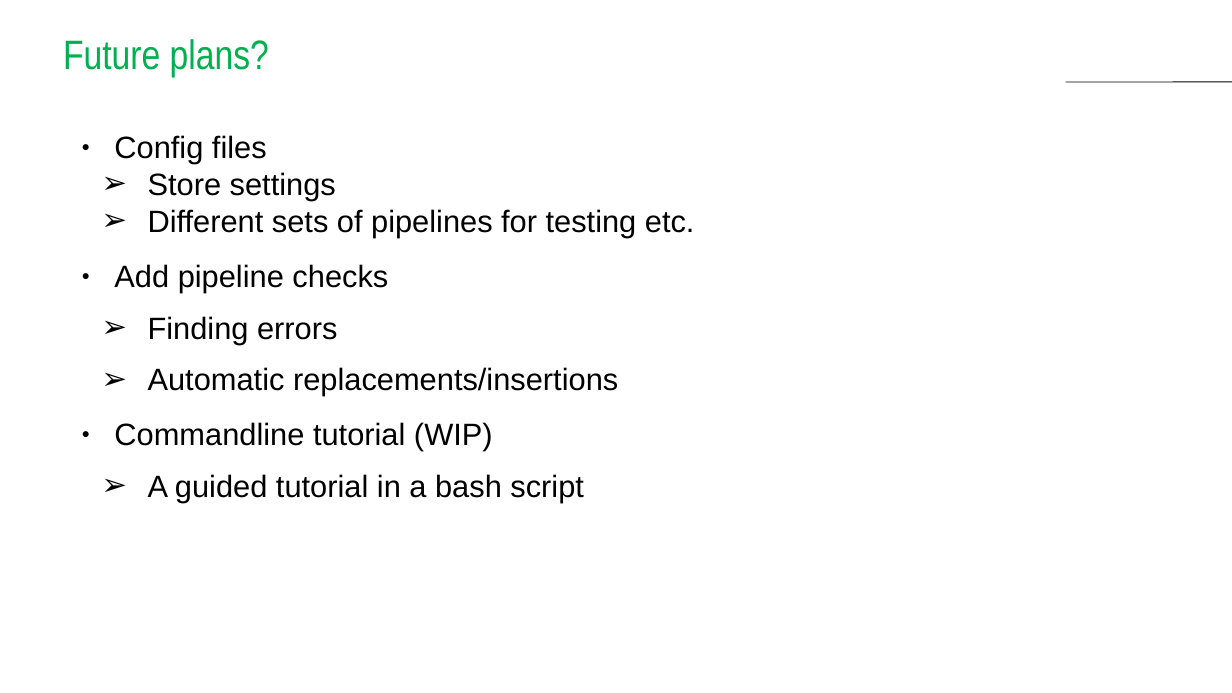
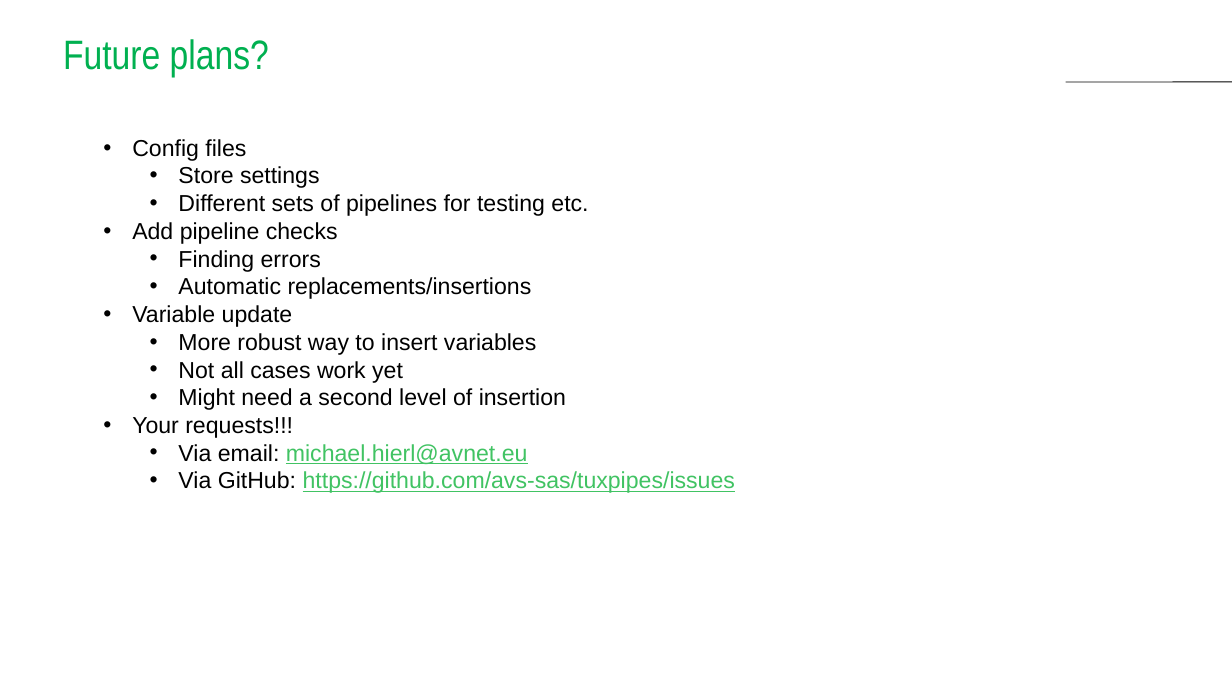
Before and after one commit to avs-sas/tuxpipes, a slide deck: slide 10 of docs/tuxpipes.pptx (slide 7 before the commit). Drawn at 1232x693 pixels with LibreOffice and Linux fonts; fonts in the diff are those of the drawing; background and template pictures are left out. Boxes give left, top, right and bottom in pixels: in the first picture for what was removed or moved away, otherwise in the second. Text is boxed around its words. In the diff, an @@ line names an element or a change of style, - is before the commit and + after.

Commit message:
updated slides

```diff
--- a/docs/tuxpipes.pptx
+++ b/docs/tuxpipes.pptx
@@ text removed at [114, 135, 695, 503] @@
-● Config files
-  ➢ Store settings
-  ➢ Different sets of pipelines for testing etc.
-● Add pipeline checks
-  ➢ Finding errors
-  ➢ Automatic replacements/insertions
-● Commandline tutorial (WIP)
-  ➢ A guided tutorial in a bash script
@@ text added at [132, 139, 735, 493], 18 pt, text #000000 @@
+• Config files
+  • Store settings
+  • Different sets of pipelines for testing etc.
+• Add pipeline checks
+  • Finding errors
+  • Automatic replacements/insertions
+• Variable update
+  • More robust way to insert variables
+  • Not all cases work yet
+  • Might need a second level of insertion
+• Your requests!!!
+  • Via email: michael.hierl@avnet.eu
+  • Via GitHub: https://github.com/avs-sas/tuxpipes/issues
```
Also in this commit, not shown: 3 other slides changed, 3 slides added.
